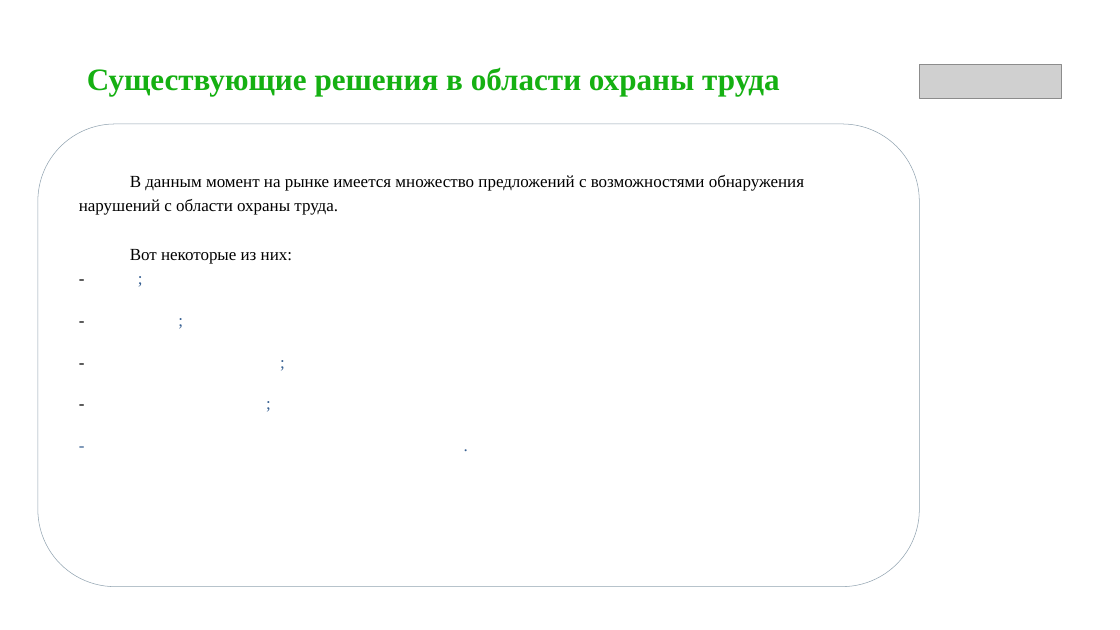
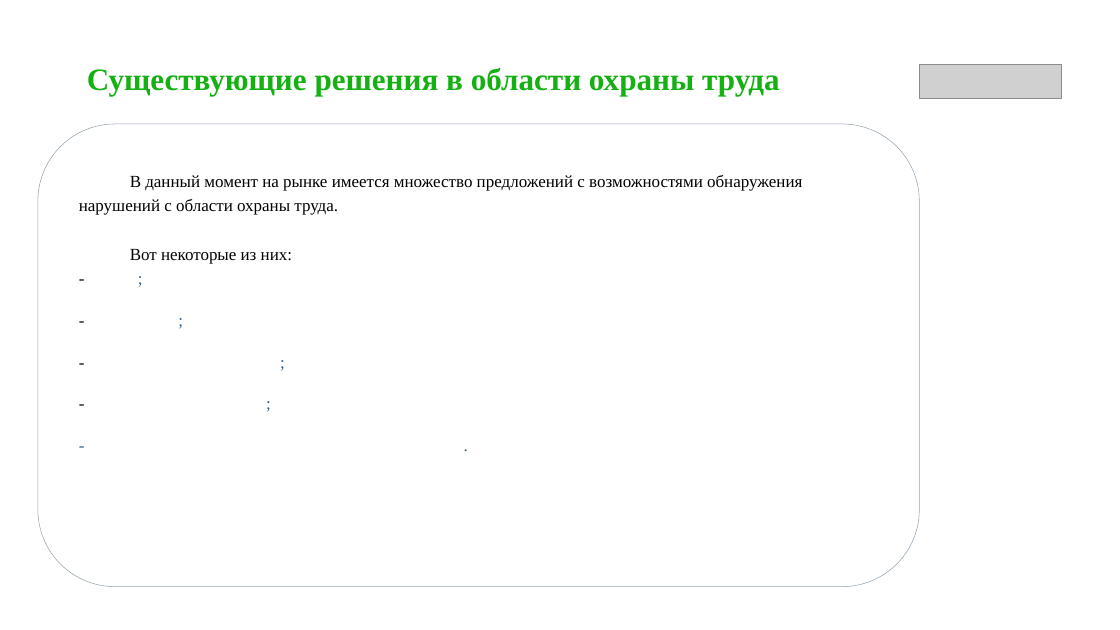
Before and after one commit to Aidt87/final_project_ai_architech_course, a slide deck: slide 14 of Презентация Тимаев А.С.pptx (slide 9 before the commit). Drawn at 1120x630 pixels with LibreOffice and Linux fonts; fonts in the diff are those of the drawing; grey boxes stand for pictures; background and template pictures are left out. Boxes give left, top, right and bottom in pixels: in the first picture for what was removed or moved away, otherwise in the second. Text is boxed around its words. In the diff, an @@ line names an element or a change of style, - is before the commit and + after.

```diff
--- a/Презентация Тимаев А.С.pptx
+++ b/Презентация Тимаев А.С.pptx
@@ text at [79, 175, 802, 215]: text changed @@
-В данным момент на рынке имеется множество предложений с возможностями обнаружения нарушений с области охраны труда.
+В данный момент на рынке имеется множество предложений с возможностями обнаружения нарушений с области охраны труда.
```
Also in this commit, not shown: 8 other slides changed, 3 slides added, 3 other files.
